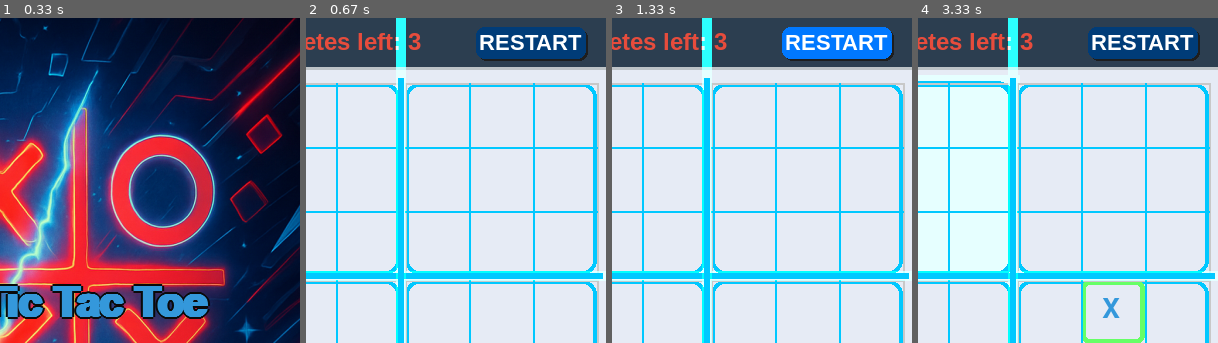
Above: before the commit, frames 1-4 (left to right).
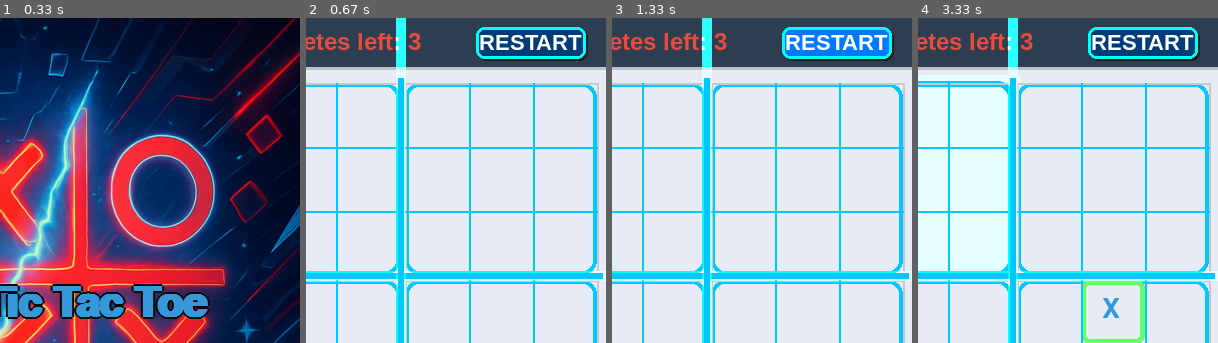
Above: after the commit, the same moments.

Repository: roeerozenstein/RinaProject
Game: pygame game, started from main.py
Two runs of this game, one before a commit and one after it. Both use one fixed random seed, a clock stepped at 60 frames per second and the inputs below.
Inputs (mouse positions are % of the whole screen's width and height, from its top left):
- Up to frame 1 (0.33 s): no input
- Up to frame 2 (0.67 s): click "START" at 0.38 s
- Up to frame 3 (1.33 s): click (26, 51) at 0.72 s; click "RESTART" at 1.05 s
- Up to frame 4 (3.33 s): click (52, 16) at 1.38 s; click "RESTART" at 1.72 s; click (50, 62) at 2.05 s; click "RESTART" at 2.88 s; click (81, 48) at 3.22 s
The pictures show only the part of the screen within x 50-100%, y 0-50%; the shares and areas given below are measured in that part.

Frame 1 is identical in both runs. In frame 2, 0.8% of the frame differs, in the area x 56-94%, y 2-13%; in frame 3, 0.8%; in frame 4, 0.8%.

Commit message:
first commit

Diff:
--- a/main.py
+++ b/main.py
@@ -125,6 +125,9 @@
         else:
             button_color = (0, 60, 120)  # כחול עמוק רגיל
         pygame.draw.rect(screen, button_color, button_rect, border_radius=8)
+        # מסגרת תכלת זוהרת
+        border_color = (0, 255, 255)
+        pygame.draw.rect(screen, border_color, button_rect, 3, border_radius=8)
         screen.blit(button_text, (button_x + (button_w - button_text.get_width()) // 2, button_y + (button_h - button_text.get_height()) // 2))
         # מסגרת דקה מתחת לפס
         pygame.draw.line(screen, (189, 195, 199), (0, TOP_BAR_HEIGHT), (SCREEN_WIDTH, TOP_BAR_HEIGHT), 3)
